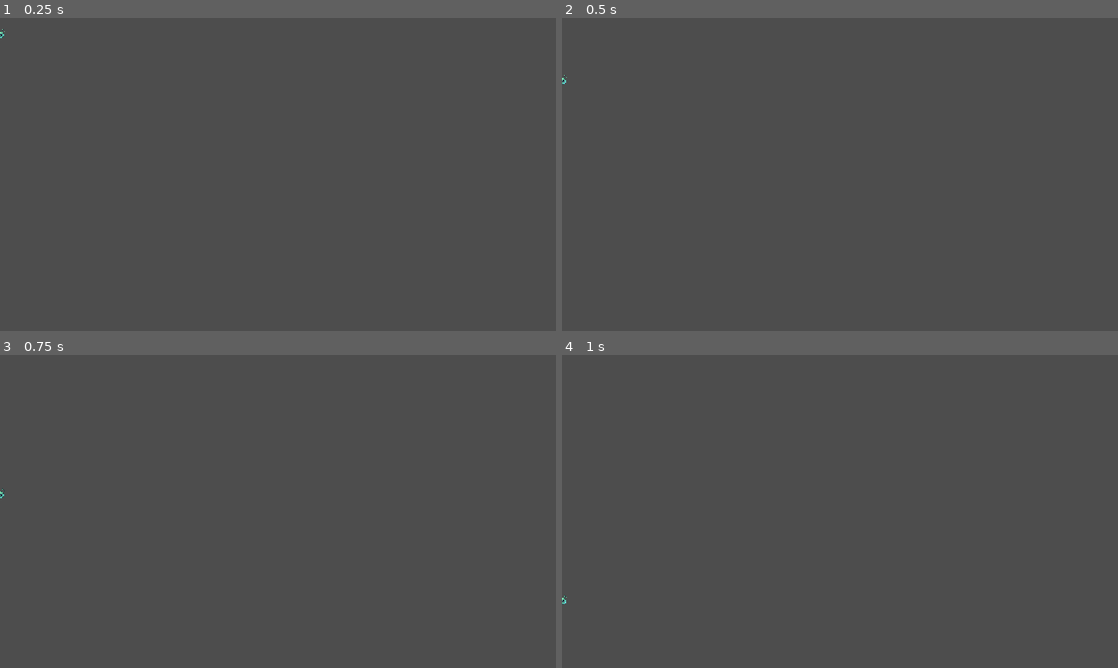
Above: before the commit, frames 1-4 (two rows, left to right).
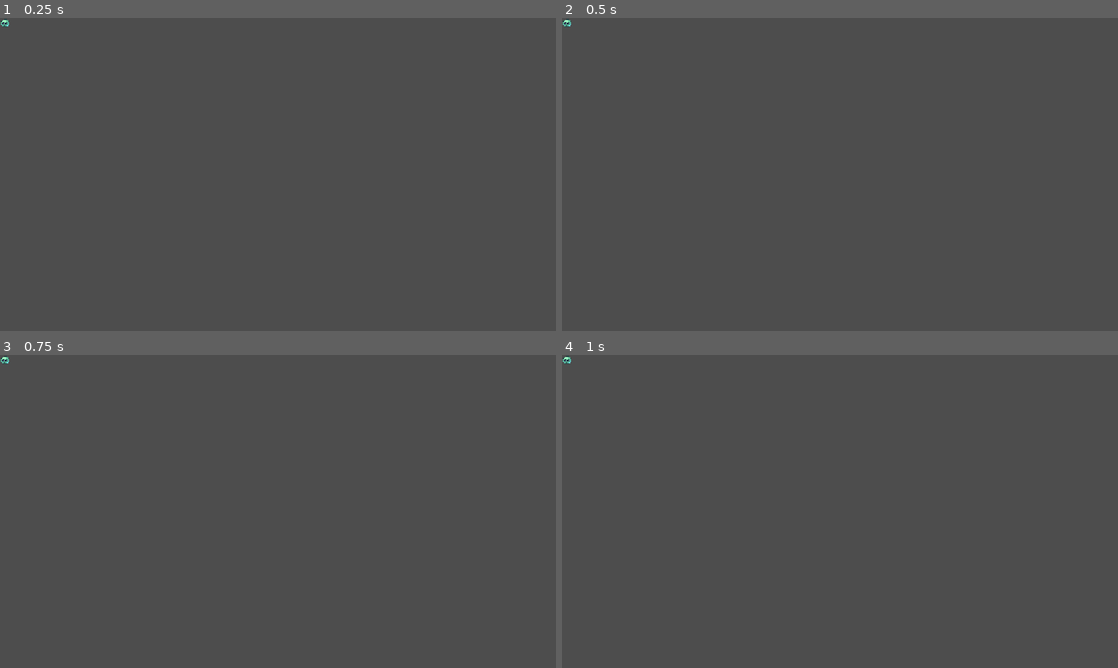
Above: after the commit, the same moments.

Repository: HarriBrown/Bouncy-game
Game: Godot game, scene res://player.tscn
The game is run twice, just before and just after one commit, with the same random seed, the same clock (stepped at 60 frames per second) and the same inputs.
Inputs:
- Up to frame 1 (0.25 s): no input
- Up to frame 2 (0.5 s): no input
- Up to frame 3 (0.75 s): tap Enter at 0.5 s
- Up to frame 4 (1 s): no input

The runs differ from the first frame. In frame 1, less than 0.1% of the frame differs, in the area x 0-2%, y 0-7%; in frame 2, less than 0.1%; in frame 3, less than 0.1%; in frame 4, less than 0.1%, in the area x 0-2%, y 0-80%.

Commit message:
dont you dare expect a description

Diff:
--- a/player.tscn
+++ b/player.tscn
@@ -2,13 +2,80 @@
 
 [ext_resource type="Texture2D" uid="uid://hyviky1gv0ep" path="res://Assets/Slime1_Idle_without_shadow.png" id="2_i3pqv"]
 [ext_resource type="Script" uid="uid://1qr0rxxo33rc" path="res://Scripts/gravity.gd" id="2_onrkg"]
+[ext_resource type="Texture2D" uid="uid://dckdgxxy1pdku" path="res://Assets/Slime1_Walk_without_shadow.png" id="3_i3pqv"]
 
 [sub_resource type="PhysicsMaterial" id="PhysicsMaterial_ofo7f"]
 
+[sub_resource type="AtlasTexture" id="AtlasTexture_hqtel"]
+atlas = ExtResource("3_i3pqv")
+region = Rect2(0, 0, 64, 64)
+
+[sub_resource type="AtlasTexture" id="AtlasTexture_sweqy"]
+atlas = ExtResource("3_i3pqv")
+region = Rect2(64, 0, 64, 64)
+
+[sub_resource type="AtlasTexture" id="AtlasTexture_2hs0m"]
+atlas = ExtResource("3_i3pqv")
+region = Rect2(128, 0, 64, 64)
+
+[sub_resource type="AtlasTexture" id="AtlasTexture_1jxqw"]
+atlas = ExtResource("3_i3pqv")
+region = Rect2(192, 0, 64, 64)
+
+[sub_resource type="AtlasTexture" id="AtlasTexture_dw050"]
+atlas = ExtResource("3_i3pqv")
+region = Rect2(256, 0, 64, 64)
+
+[sub_resource type="AtlasTexture" id="AtlasTexture_b26j0"]
+atlas = ExtResource("3_i3pqv")
+region = Rect2(320, 0, 64, 64)
+
+[sub_resource type="AtlasTexture" id="AtlasTexture_n7ghd"]
+atlas = ExtResource("3_i3pqv")
+region = Rect2(384, 0, 64, 64)
+
+[sub_resource type="AtlasTexture" id="AtlasTexture_nvl01"]
+atlas = ExtResource("3_i3pqv")
+region = Rect2(448, 0, 64, 64)
+
+[sub_resource type="SpriteFrames" id="SpriteFrames_72mox"]
+animations = [{
+"frames": [{
+"duration": 1.0,
+"texture": SubResource("AtlasTexture_hqtel")
+}, {
+"duration": 1.0,
+"texture": SubResource("AtlasTexture_sweqy")
+}, {
+"duration": 1.0,
+"texture": SubResource("AtlasTexture_2hs0m")
+}, {
+"duration": 1.0,
+"texture": SubResource("AtlasTexture_1jxqw")
+}, {
+"duration": 1.0,
+"texture": SubResource("AtlasTexture_dw050")
+}, {
+"duration": 1.0,
+"texture": SubResource("AtlasTexture_b26j0")
+}, {
+"duration": 1.0,
+"texture": SubResource("AtlasTexture_n7ghd")
+}, {
+"duration": 1.0,
+"texture": SubResource("AtlasTexture_nvl01")
+}],
+"loop": 1,
+"name": &"default",
+"speed": 5.0
+}]
+
 [node name="CharacterBody2D" type="CharacterBody2D" unique_id=233822148]
 script = ExtResource("2_onrkg")
+GRAVITY = 0.0
 
 [node name="Sprite2D" type="Sprite2D" parent="." unique_id=48142705]
+visible = false
 texture_filter = 3
 texture = ExtResource("2_i3pqv")
 offset = Vector2(0, -10)
@@ -24,6 +91,18 @@
 [node name="PinJoint2D" type="PinJoint2D" parent="." unique_id=395570983]
 node_a = NodePath("../StaticBody2D")
 node_b = NodePath("../CollisionShape2D/RigidBody2D")
+bias = 0.9
 
 [node name="StaticBody2D" type="StaticBody2D" parent="." unique_id=1149025371]
 position = Vector2(0, -64)
+
+[node name="Node" type="Node" parent="." unique_id=767513642]
+
+[node name="AnimatedSprite2D" type="AnimatedSprite2D" parent="." unique_id=1864661676]
+texture_filter = 3
+sprite_frames = SubResource("SpriteFrames_72mox")
+frame_progress = 0.65840745
+
+[node name="Camera2D" type="Camera2D" parent="." unique_id=4256423]
+offset = Vector2(-10, -10)
+anchor_mode = 0
